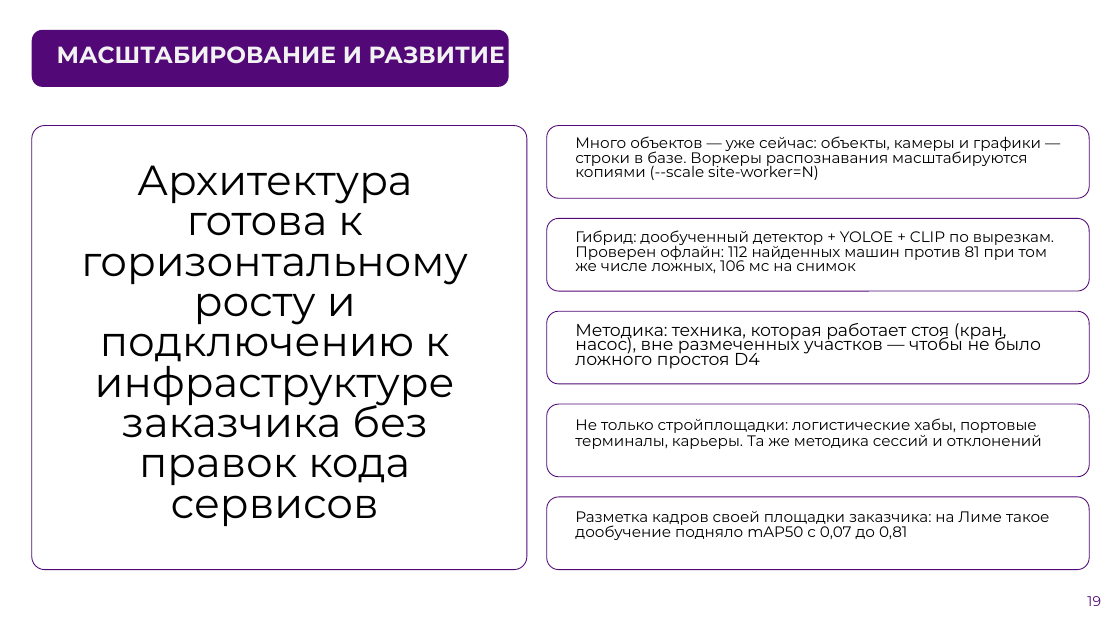
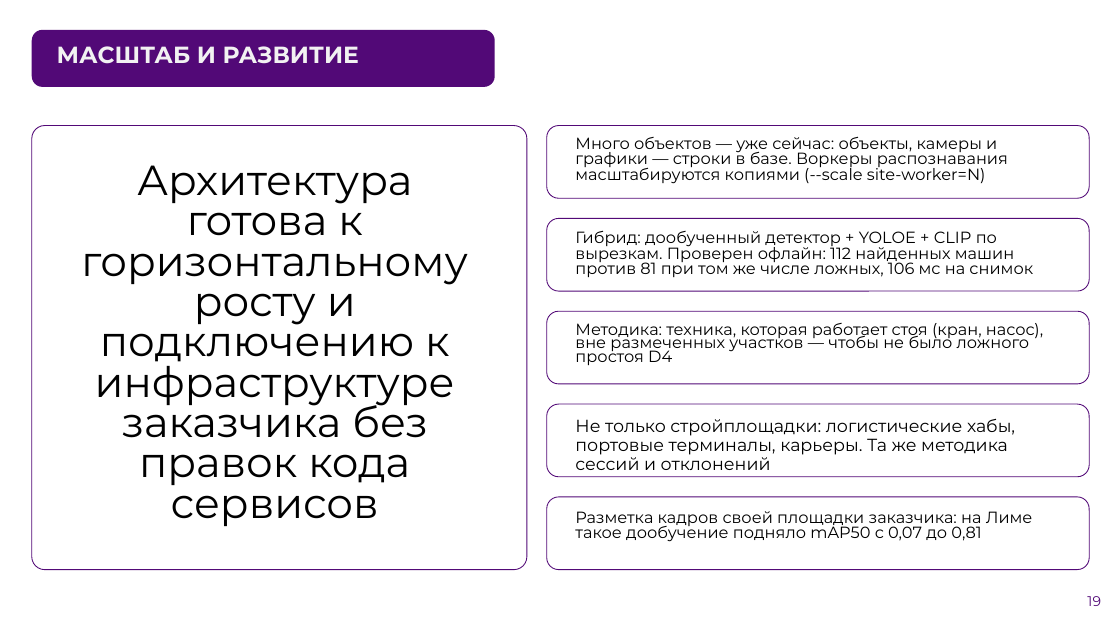
Before and after one commit to denbugg/ConstructionSupervision, a slide deck: slide 19 of docs/presentation.pptx. Drawn at 1120x630 pixels with LibreOffice and Linux fonts; fonts in the diff are those of the drawing; background and template pictures are left out. Boxes give left, top, right and bottom in pixels: in the first picture for what was removed or moved away, otherwise in the second. Text is boxed around its words. In the diff, an @@ line names an element or a change of style, - is before the commit and + after.

```diff
--- a/docs/presentation.pptx
+++ b/docs/presentation.pptx
@@ rounded rectangle: place and size @@
-rounded rectangle at <box>32,29,509,87</box>
+rounded rectangle at <box>32,29,495,87</box>
@@ title at <box>57,46,359,64</box>: text changed @@
-МАСШТАБИРОВАНИЕ И РАЗВИТИЕ
+МАСШТАБ И РАЗВИТИЕ
@@ text "Методика: техника, которая работает стоя ..." at <box>575,323,1043,365</box>: size 14.8 to 13.9 pt @@
@@ text "Не только стройплощадки: логистические хабы, ..." at <box>575,418,1015,470</box>: size 13 to 15 pt @@
@@ size 12.9 to 13.9 pt in 3 elements at <box>575,136,1008,184</box>, <box>575,230,1033,277</box>, <box>575,511,1033,542</box> @@
```
Also in this commit, not shown: 5 other slides changed, 1 other file.
